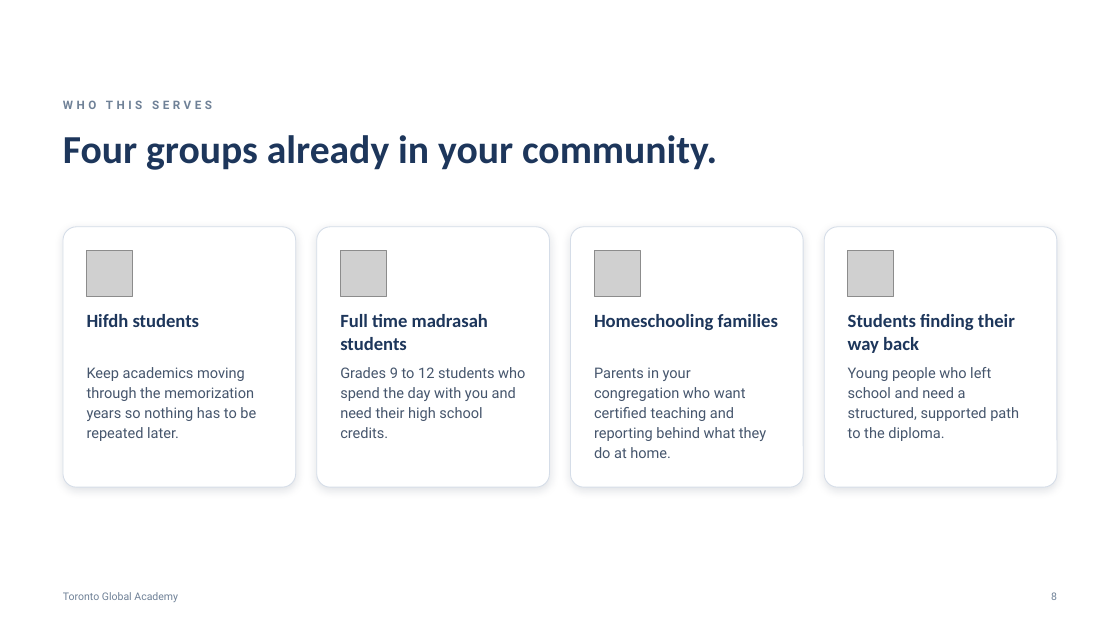
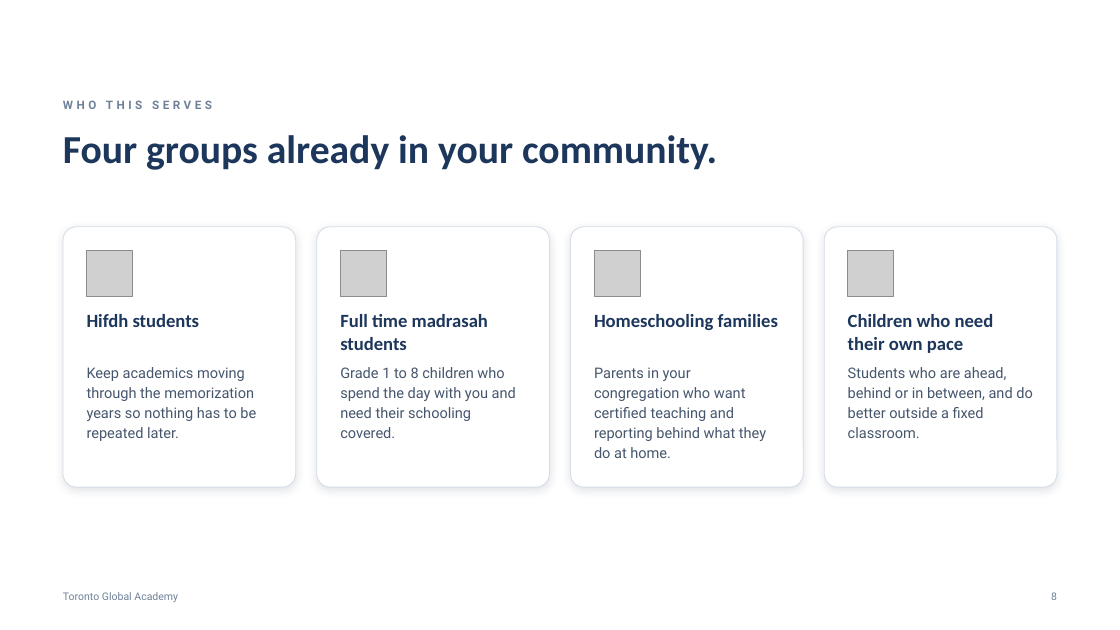
Before and after one commit to Mzbaig9/awesome-notebookLM-prompts-zainbaig, a slide deck: slide 8 of deck/TGA-Partnership-Deck.pptx. Drawn at 1120x630 pixels with LibreOffice and Linux fonts; fonts in the diff are those of the drawing; grey boxes stand for pictures. Boxes give left, top, right and bottom in pixels: in the first picture for what was removed or moved away, otherwise in the second. Text is boxed around its words. In the diff, an @@ line names an element or a change of style, - is before the commit and + after.

```diff
--- a/deck/TGA-Partnership-Deck.pptx
+++ b/deck/TGA-Partnership-Deck.pptx
@@ text at [848, 314, 994, 353]: text changed @@
-Students finding their way back
+Children who need their own pace
@@ text at [340, 367, 516, 438]: text changed @@
-Grades 9 to 12 students who spend the day with you and need their high school credits.
+Grade 1 to 8 children who spend the day with you and need their schooling covered.
@@ text at [848, 367, 1033, 438]: text changed @@
-Young people who left school and need a structured, supported path to the diploma.
+Students who are ahead, behind or in between, and do better outside a fixed classroom.
```
Also in this commit, not shown: 9 other slides changed, 3 slides added, 2 slides removed, 2 other files.
